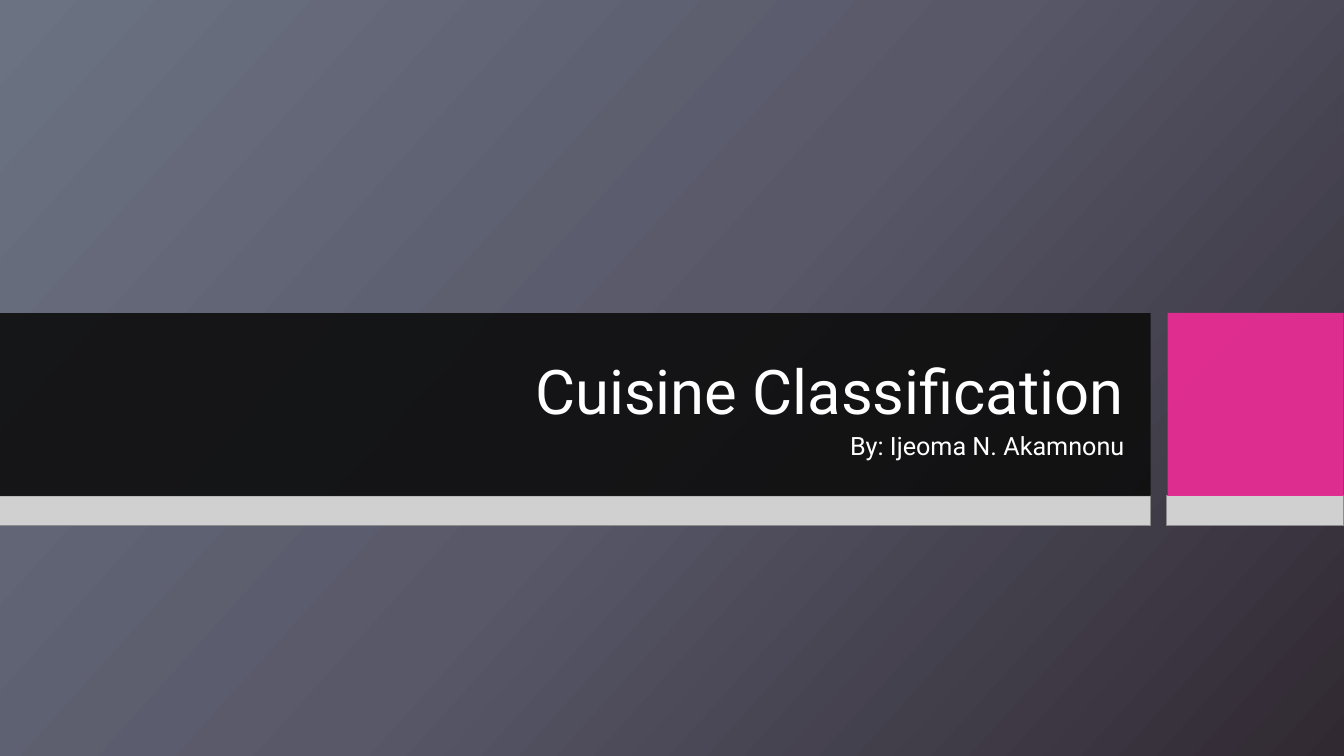
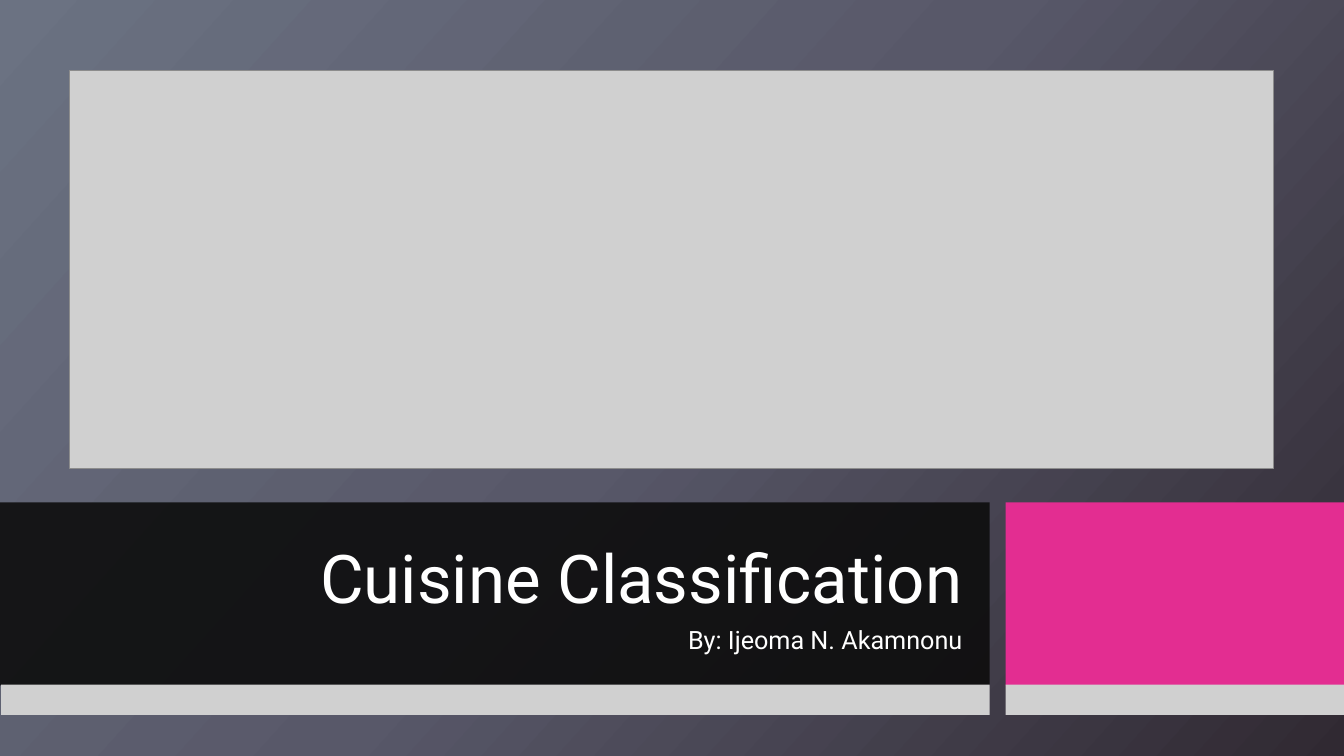
Before and after one commit to aamoeji04/Cuisine_Classification_Capstone, a slide deck: slide 1 of Cuisine_Classification.pptx. Drawn at 1344x756 pixels with LibreOffice and Linux fonts; fonts in the diff are those of the drawing; grey boxes stand for pictures; background and template pictures are left out. Boxes give left, top, right and bottom in pixels: in the first picture for what was removed or moved away, otherwise in the second. Text is boxed around its words. In the diff, an @@ line names an element or a change of style, - is before the commit and + after.

```diff
--- a/Cuisine_Classification.pptx
+++ b/Cuisine_Classification.pptx
@@ picture added at box(70, 71, 1273, 469) @@
@@ rectangle removed at box(1168, 314, 1344, 497) @@
@@ rectangle: place and size @@
-rectangle at box(0, 314, 1151, 497)
+rectangle at box(0, 502, 990, 686)
@@ picture removed at box(0, 495, 1151, 525) @@
@@ rectangle added at box(1006, 502, 1344, 686), fill #E32D91 @@
@@ picture removed at box(1167, 495, 1344, 525) @@
@@ title "Cuisine Classification": place and size @@
-title "Cuisine Classification" at box(535, 367, 1124, 415)
+title "Cuisine Classification" at box(320, 552, 962, 604)
@@ title "Cuisine Classification" at box(320, 552, 962, 604): size 44 to 48 pt @@
@@ subtitle "By: Ijeoma N. Akamnonu": place and size @@
-subtitle "By: Ijeoma N. Akamnonu" at box(850, 436, 1124, 461)
+subtitle "By: Ijeoma N. Akamnonu" at box(688, 630, 962, 655)
@@ subtitle "By: Ijeoma N. Akamnonu" at box(688, 630, 962, 655): vertical alignment middle to top @@
@@ picture added at box(1, 685, 990, 715) @@
@@ picture added at box(1006, 685, 1344, 715) @@
```
Also in this commit, not shown: 9 other slides changed, 5 slides added, 2 slides removed.
